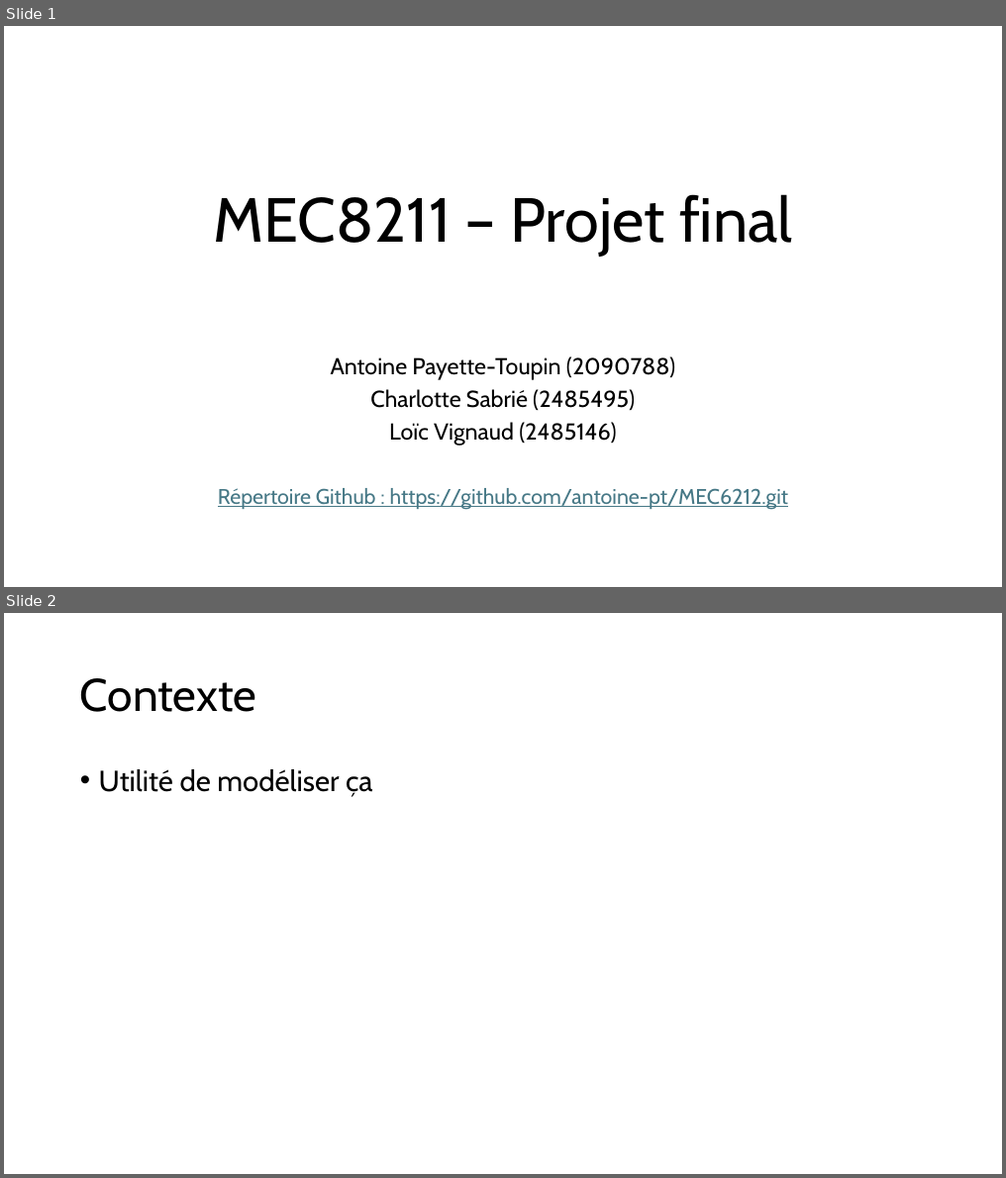
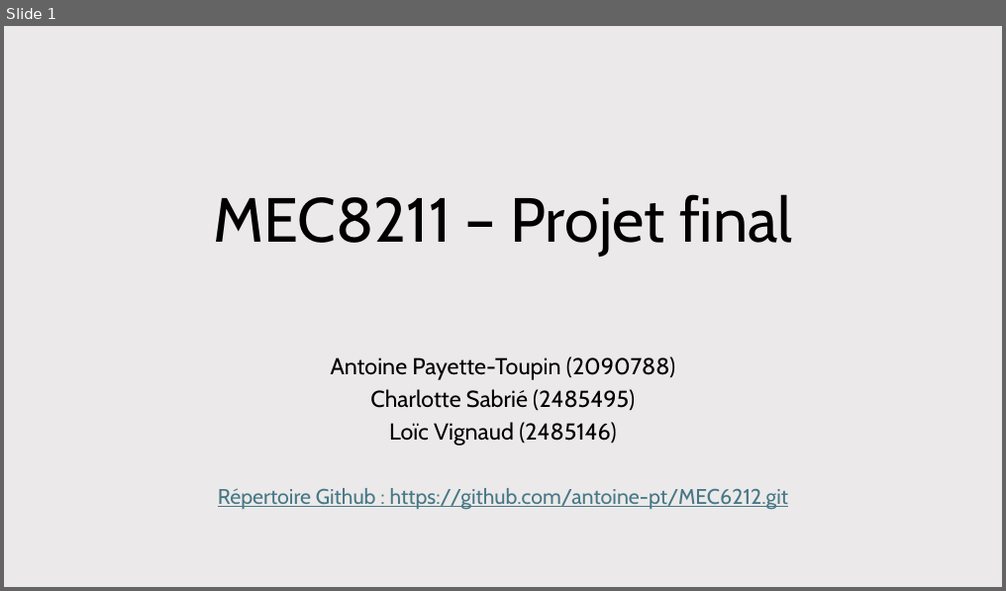
Before and after one commit to antoine-pt/MEC8211, a slide deck: projet_final/projet_final/MEC8211-Projet-final-Presentation.pptx. Shown one above the other, each under a label of ours: slides 1 and 2 before the commit, slide 1 after it. The pictures are 1006x1178 and 1006x591 pixels, drawn with LibreOffice and Linux fonts; fonts in the diff are those of the drawing. Boxes give left, top, right and bottom in pixels: in the first picture for what was removed or moved away, otherwise in the second. Text is boxed around its words. In the diff, an @@ line names an element or a change of style, - is before the commit and + after.

Commit message:
Contexte+erreur de troncature (pptx)

```diff
--- a/projet_final/projet_final/MEC8211-Projet-final-Presentation.pptx
+++ b/projet_final/projet_final/MEC8211-Projet-final-Presentation.pptx
@@ slide 2 removed at <box>4,613,1002,1174</box>, background #FFFFFF @@
@@ title removed at <box>80,678,256,712</box> @@
-Contexte
@@ text removed at <box>99,769,372,797</box> @@
-• Utilité de modéliser ça
@@ slide 1 changed as well @@
@@ background #FFFFFF to #EBE9E9 @@
```
Also in this commit, not shown: 3 other slides changed, 4 slides added, 1 other file.
